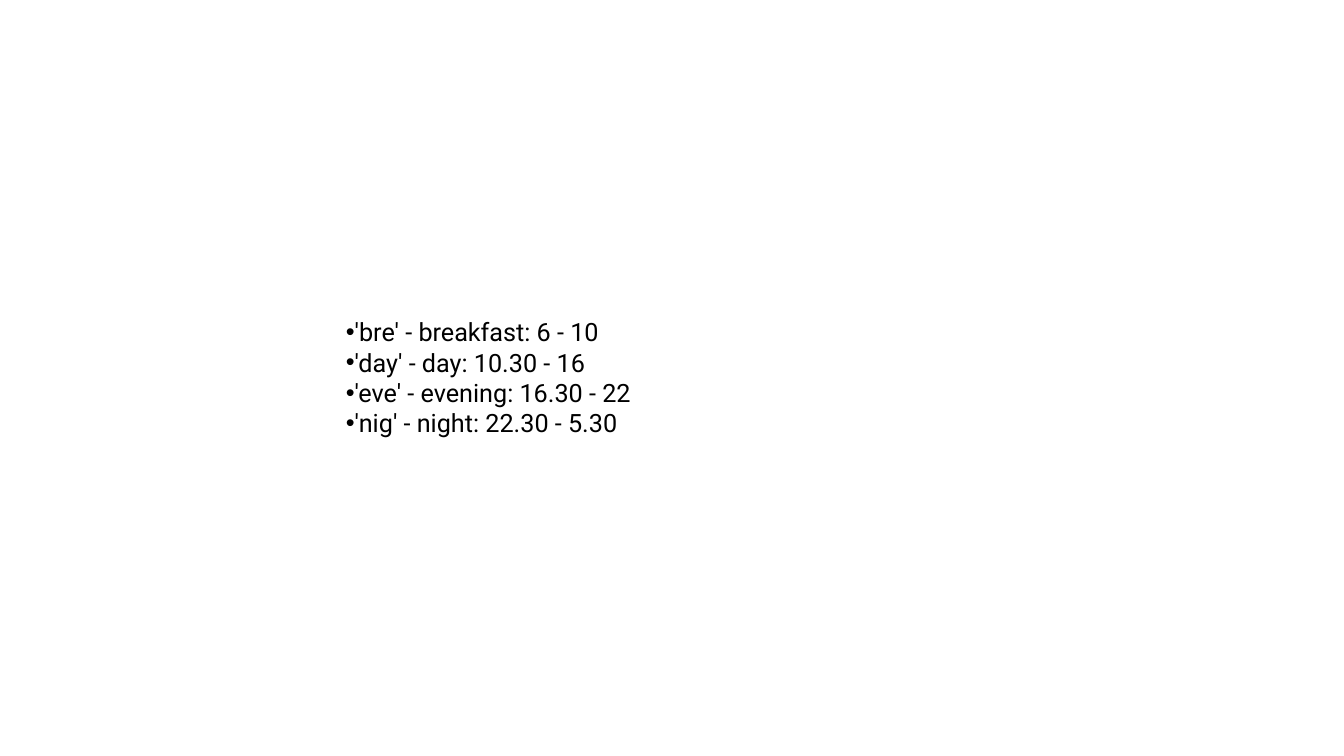
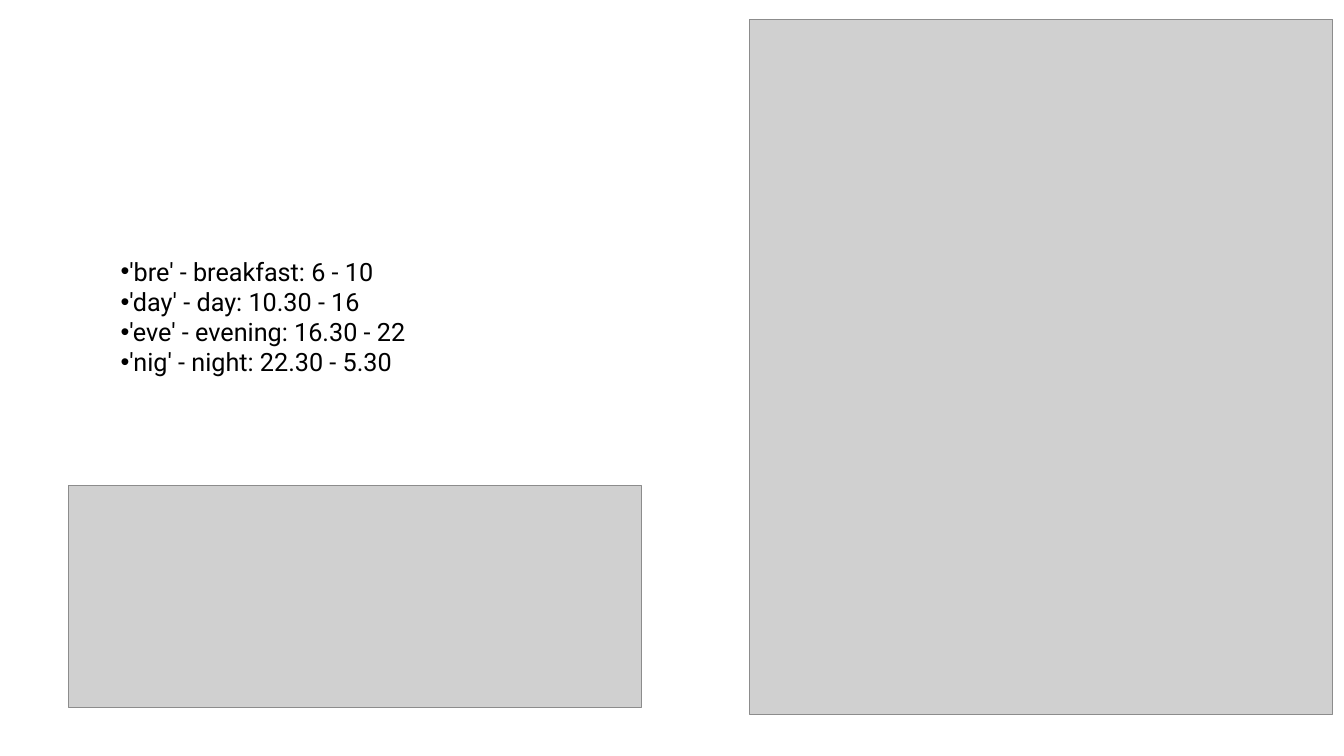
Before and after one commit to guri99uy/ST498_CAPSTONE, a slide deck: slide 4 of 24Jan Meeting.pptx. Drawn at 1344x756 pixels with LibreOffice and Linux fonts; fonts in the diff are those of the drawing; grey boxes stand for pictures. Boxes give left, top, right and bottom in pixels: in the first picture for what was removed or moved away, otherwise in the second. Text is boxed around its words. In the diff, an @@ line names an element or a change of style, - is before the commit and + after.

Commit message:
lil change on ppt

```diff
--- a/24Jan Meeting.pptx
+++ b/24Jan Meeting.pptx
@@ picture added at [750,19,1334,715] @@
@@ text "'bre' - breakfast: 6 - ...": place and size @@
-text "'bre' - breakfast: 6 - ..." at [355,322,630,438]
+text "'bre' - breakfast: 6 - ..." at [129,262,405,377]
@@ picture added at [69,486,642,708] @@
```
Also in this commit, not shown: 1 slide added, 1 other file.
